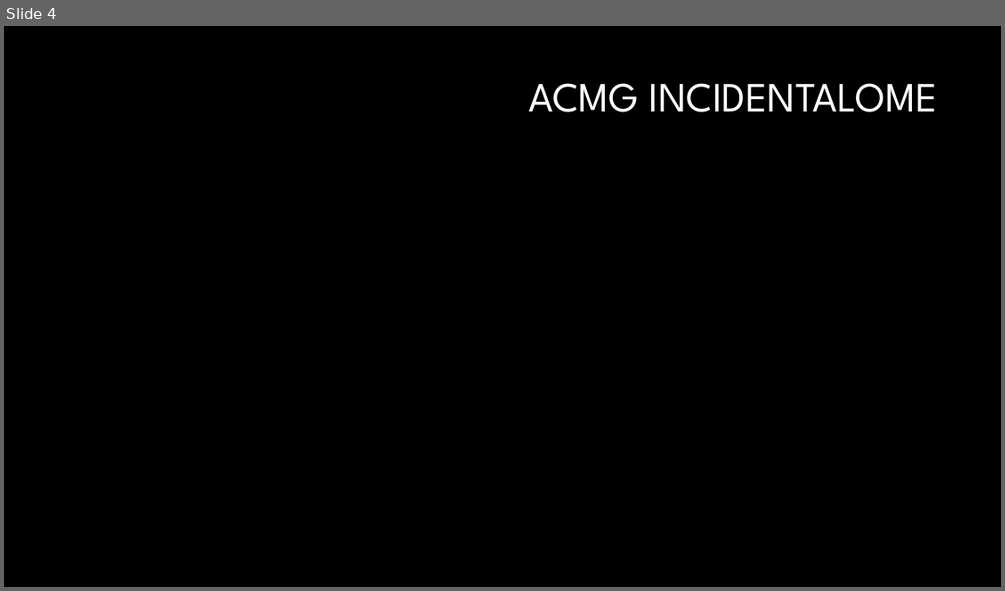
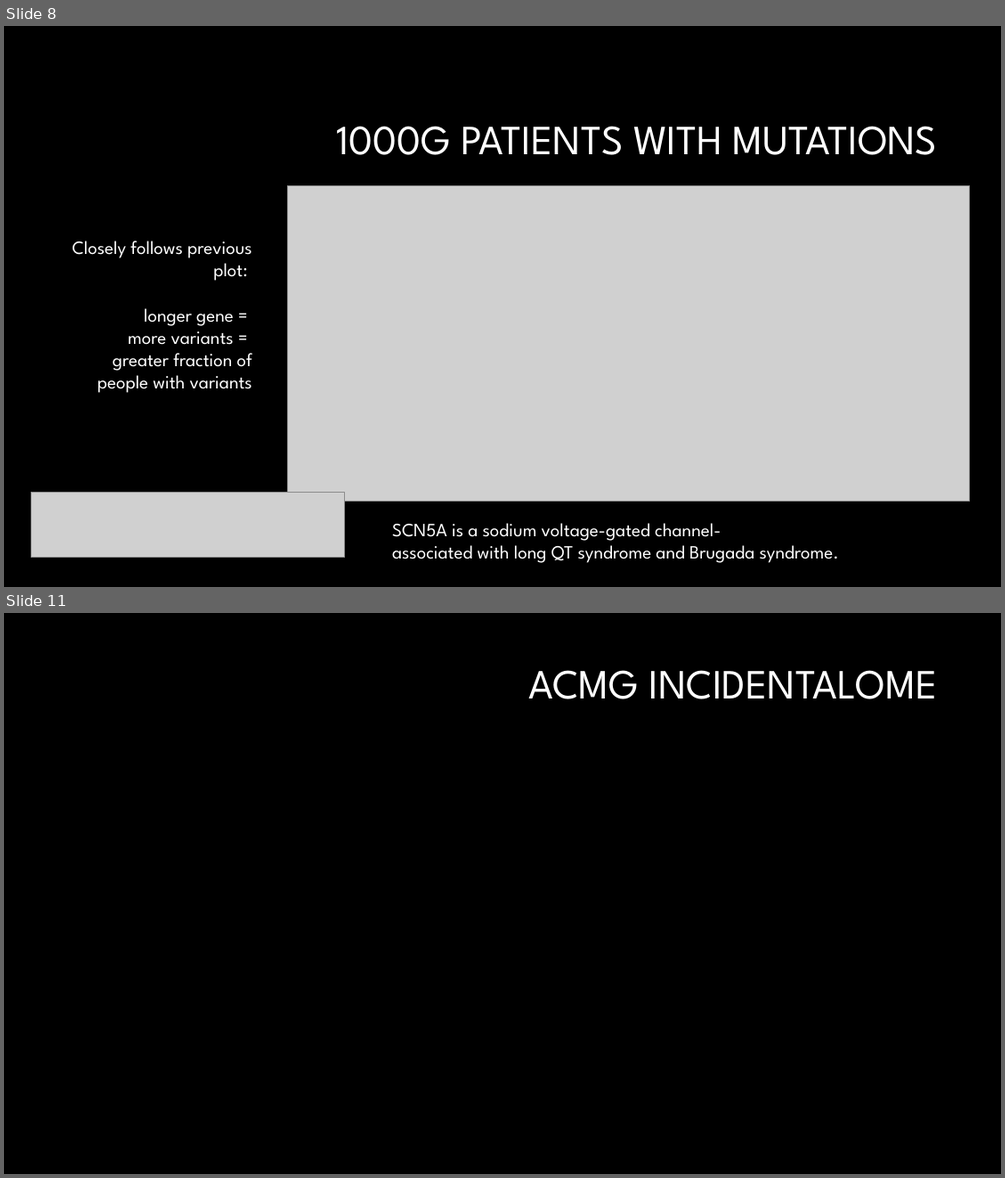
Before and after one commit to dfan/HST-2016, a slide deck: week_6/For_Zak.pptx. Shown one above the other, each under a label of ours: slide 4 before the commit, slides 8 and 11 after it; the slides between them are not shown. The pictures are 1005x591 and 1005x1178 pixels, drawn with LibreOffice and Linux fonts; fonts in the diff are those of the drawing; grey boxes stand for pictures; background and template pictures are left out. Boxes give left, top, right and bottom in pixels: in the first picture for what was removed or moved away, otherwise in the second. Text is boxed around its words. In the diff, an @@ line names an element or a change of style, - is before the commit and + after.

```diff
--- a/week_6/For_Zak.pptx
+++ b/week_6/For_Zak.pptx
@@ slide 8 added at [4, 26, 1001, 587], background #000000 @@
@@ title added at [336, 126, 937, 155], 40 pt, text #FFFFFF @@
+1000G PATIENTS WITH MUTATIONS
@@ picture added at [287, 185, 970, 501] @@
@@ text added at [73, 240, 252, 393], 18 pt, text #FFFFFF @@
+Closely follows previous plot:
+longer gene =
+more variants =
+greater fraction of people with variants
@@ picture added at [32, 492, 345, 557] @@
@@ text added at [392, 523, 839, 563], 18 pt, text #FFFFFF @@
+SCN5A is a sodium voltage-gated channel-
+associated with long QT syndrome and Brugada syndrome.
@@ what was slide 4 is now slide 11 @@
```
Also in this commit, not shown: 6 slides changed, 10 other slides added, 5 slides removed, 10 other files.
